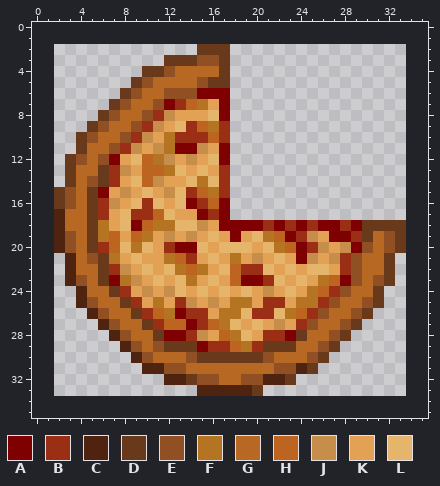
Two versions of one pixel-art sprite, Assets/Sprites/Threequarterspizza.png. Above is the file before it was changed.
The file is 32x32 pixels. The old version is drawn lined up with the new one, on the new canvas.
Palette (. is transparent): A #7f0000  B #9b2f15  C #4e2310  D #68391a  E #905024  F #b57422  G #b76822  H #bd6420  J #c68d4b  K #e3a155  L #e5b56b
Pixels before, first column x 2:
 2 .............DDD................
 3 ..........DDDEED................
 4 ........DDEGGGGD................
 5 .......DEGGGGEDD................
 6 ......DEGGEEEAAA................
 7 .....DEGGEABHFKA................
 8 ....DEGGEBJKKKLA................
 9 ...DEGGEBJKLBHFB................
10 ..DEGGEBJKFBBBHB................
11 ..DGGEBJKJFAAJKA................
12 .DEGEAKLHFJKJKLA................
13 .DGGDBJKHHFLKLKB................
14 .DGEDBKLHJKKLFLB................
15 DEGDAKJKLKJLBHFB................
16 DEGDBJKLBLKLABHA................
17 CGGDBKLBBHLKKABA................
18 CGGDFKLAHFFLLJKAAAABABABAABADDDD
19 CEGDFHKHFKJKJKLKAKLFHABJKAABDGED
20 CEGDBHLFLKBAALKLLLKLFHABJKJAEGED
21 .CGEDFKLKKFHBKLKFKJKLKAJKJBEGGD.
22 .CGGDBJKLKLFHFKLHBBLKLKLLKBEGGD.
23 .CEGDAFJKLKLFKLKHAABLKLKFHAEGED.
24 ..CGGDBKJKJLKLKLKLKJKLKFHBEGGD..
25 ..CEGGDBKFKBJKJKFFKBBKFFBEGGED..
26 ...CEGGDBHFABBKFFLBBLFHBEGGED...
27 ....CEGGDBHHABHFLKLKJKBEGGED....
28 .....CEGGDAABJKHFLKBBADGGED.....
29 ......CEGEDDDABBHFBDDDGGED......
30 .......CEGGGEDDDDDDEGGGED.......
31 ........CCEEGGGGGGGGEECD........
32 ..........CCDEEGGEECCD..........
33 .............CCCCCD.............
After the commit:
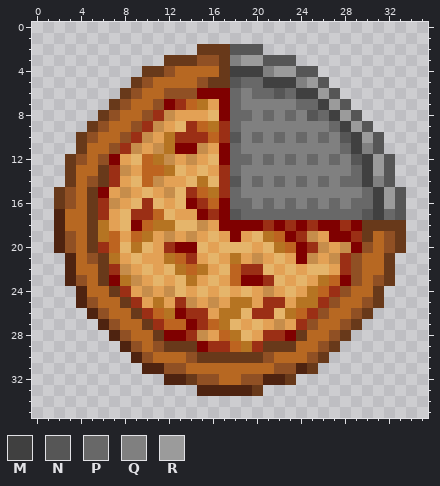
Colours new in this view: M #404040  N #565656  P #686868  Q #808080  R #9b9b9b
From old to new:
canvas 32x32 -> 36x36, the old top-left corner now at 2,2
y 2: x 18..20 ... -> NNN
y 3: x 18..23 ...... -> QRRNNN
y 4: x 18..25 ........ -> MMMQRRNN
y 5: x 18..26 ......... -> NPPMMMQRN
y 6: x 18..27 .......... -> PQPPNPMMRN
y 7: x 18..28 ........... -> PQQQQQPPMRN
y 8: x 18..29 ............ -> PPQPQPQNPMRN
y 9: x 18..30 ............. -> PQQQQQQQQPMRN
y 10: x 18..31 .............. -> NQPQPQPQPQNMRN
y 11: x 18..31 .............. -> PQQQQQQQQQPMQN
y 12: x 18..32 ............... -> PPQPQPQPQPQNMRN
y 13: x 18..32 ............... -> PQQQQQQQQQQPMRN
y 14: x 18..32 ............... -> NQPQPQPQPQPPMQN
y 15: x 18..33 ................ -> PQQQQQQQQQQQPMRN
y 16: x 18..33 ................ -> PPQPQPQPQPQPPMRN
y 17: x 18..33 ................ -> NPPPPPPPPPPPNMPN
